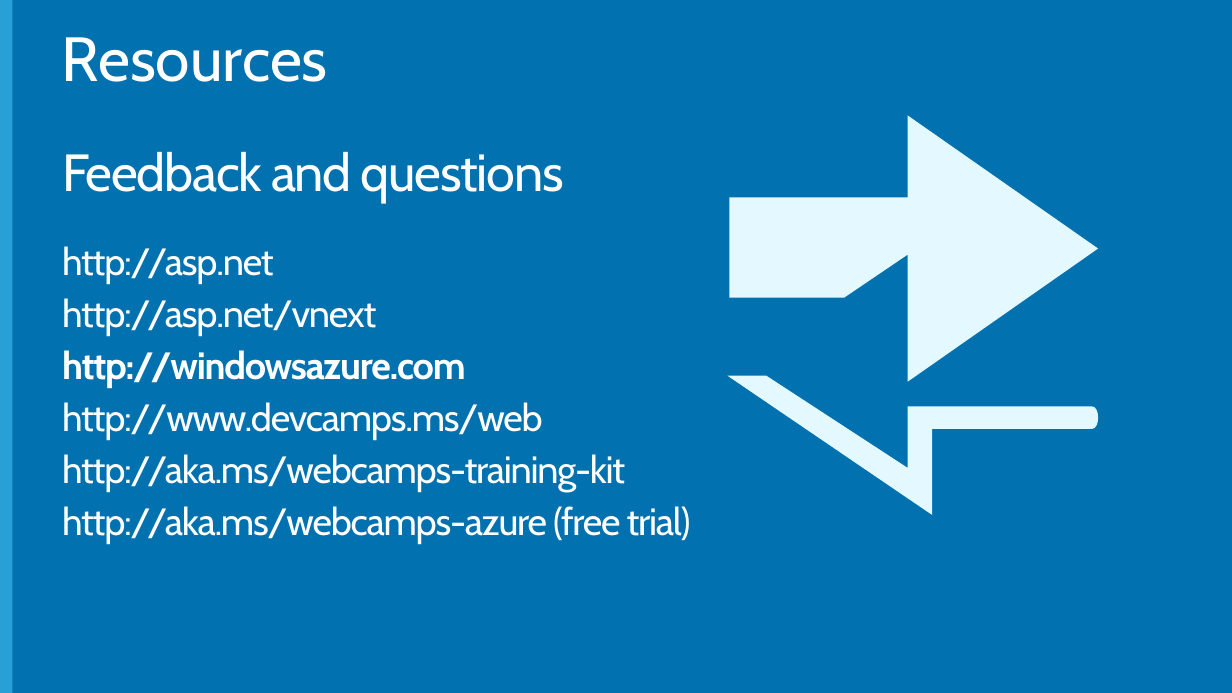
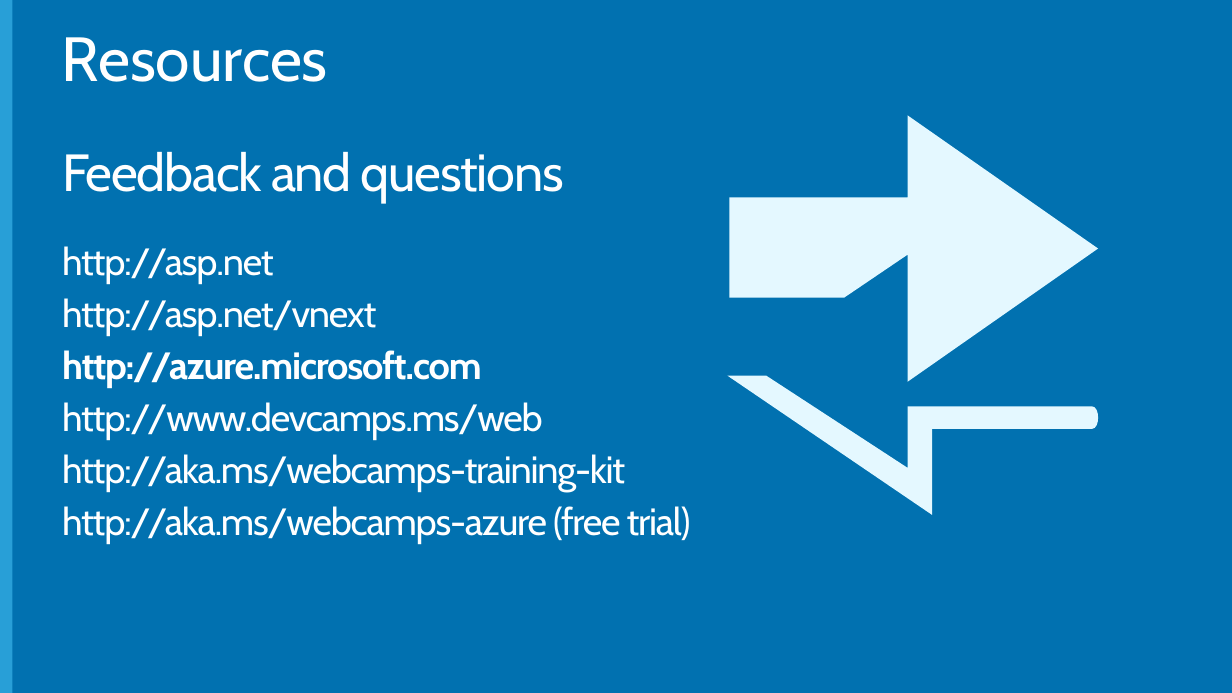
Before and after one commit to Microsoft-Web/DECK-Keynote, a slide deck: slide 23 of 1-Keynote.pptx. Drawn at 1232x693 pixels with LibreOffice and Linux fonts; fonts in the diff are those of the drawing; background and template pictures are left out. Boxes give left, top, right and bottom in pixels: in the first picture for what was removed or moved away, otherwise in the second. Text is boxed around its words. In the diff, an @@ line names an element or a change of style, - is before the commit and + after.

Commit message:
Changed Windows Azure to Microsoft Azure

```diff
--- a/1-Keynote.pptx
+++ b/1-Keynote.pptx
@@ text at bbox=[62, 350, 481, 388]: text changed @@
-http://windowsazure.com
+http://azure.microsoft.com
```
Also in this commit, not shown: 9 other slides changed.
